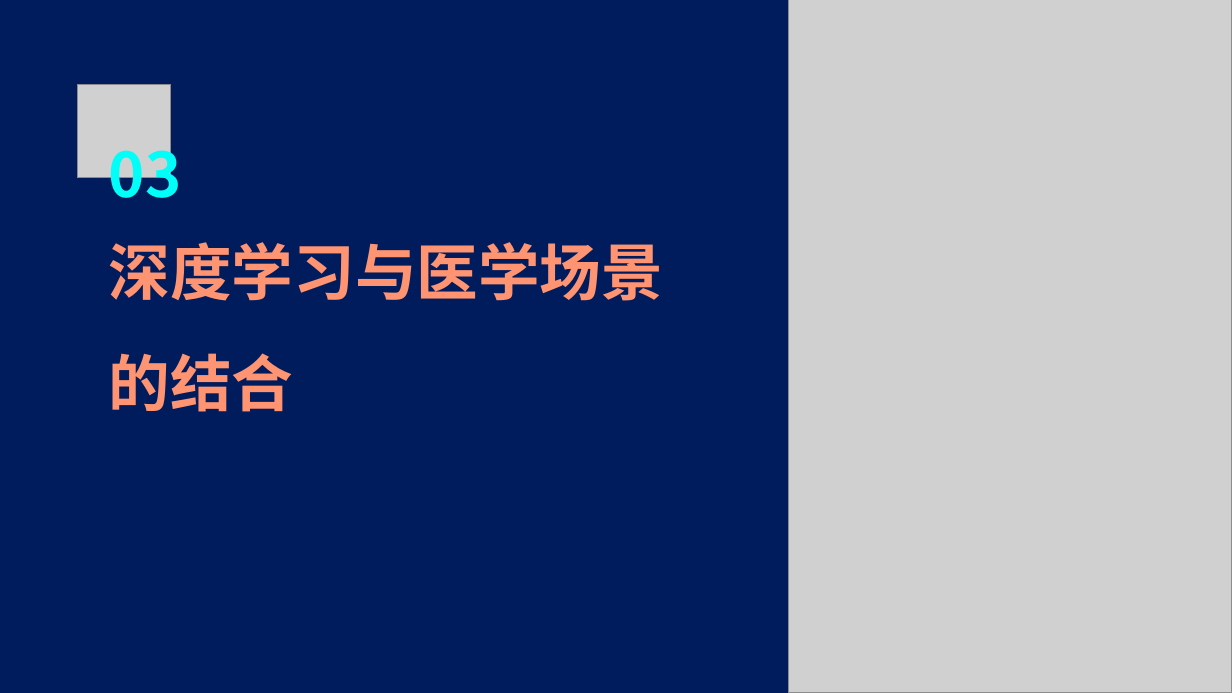
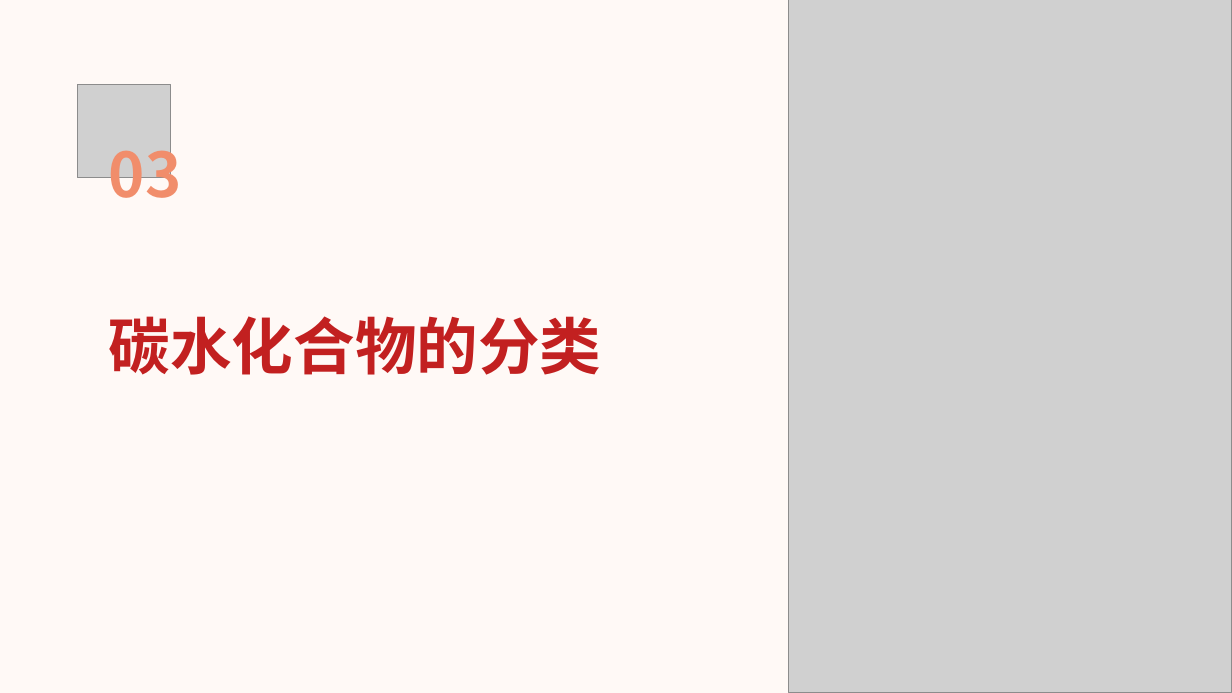
Before and after one commit to FlashLizard/Intelligent_Learning_Platform, a slide deck: slide 9 of src/generate_ppt/generate_ppt/ppttmp.ppt. Drawn at 1232x693 pixels with LibreOffice and Linux fonts; fonts in the diff are those of the drawing; grey boxes stand for pictures. Boxes give left, top, right and bottom in pixels: in the first picture for what was removed or moved away, otherwise in the second. Text is boxed around its words. In the diff, an @@ line names an element or a change of style, - is before the commit and + after.

```diff
--- a/src/generate_ppt/generate_ppt/ppttmp.ppt
+++ b/src/generate_ppt/generate_ppt/ppttmp.ppt
@@ background #001C5C to #FFF9F6 @@
@@ text "03" at box(109, 134, 182, 213): text colour #00FFF8 to #F18D6B @@
@@ text at box(109, 316, 602, 375): text changed; text colour #FE9471 to #C22020 @@
-深度学习与医学场景的结合
+碳水化合物的分类
```
Also in this commit, not shown: 6 other slides changed, 20 slides added, 5 slides removed, 8 other files.
